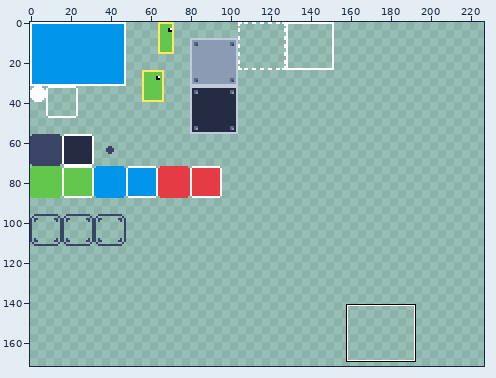
One commit to this pixel-art file: res/gfx/entities.aseprite. The first picture is a wide view before the edit; the outline marks the close-up.
Close-up. The starting point:
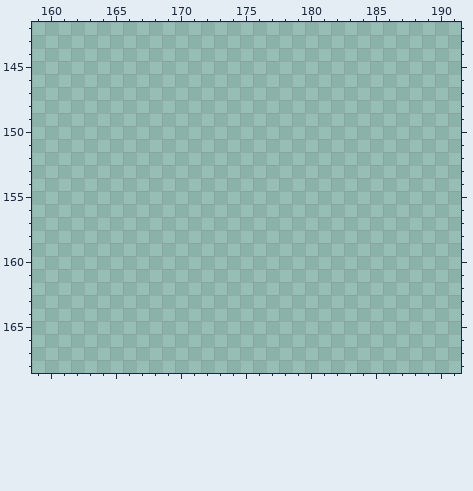
256x256 pixels, 1 frame. Shown: x 159..191, y 142..168. The wide view leaves out empty margins. The commit also changed other parts of the picture, which this record leaves out.
Palette (. is transparent): 
The result:
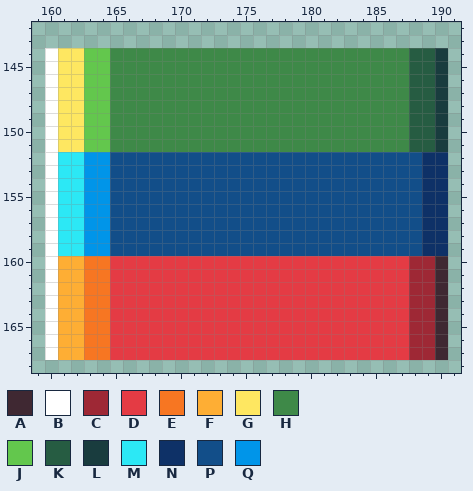
Colours new in this view: A #3f2832  B #ffffff  C #9e2835  D #e43b44  E #f77622  F #feae34  G #fee761  H #3e8948  J #63c74d  K #265c42  L #193c3e  M #2ce8f5  N #0e3167  P #124e89  Q #0095e9
Changes in this commit:
{"y":144,"x":160,"old":"...............................","new":"BGGJJHHHHHHHHHHHHHHHHHHHHHHHKKL"}
{"y":145,"x":160,"old":"...............................","new":"BGGJJHHHHHHHHHHHHHHHHHHHHHHHKKL"}
{"y":146,"x":160,"old":"...............................","new":"BGGJJHHHHHHHHHHHHHHHHHHHHHHHKKL"}
{"y":147,"x":160,"old":"...............................","new":"BGGJJHHHHHHHHHHHHHHHHHHHHHHHKKL"}
{"y":148,"x":160,"old":"...............................","new":"BGGJJHHHHHHHHHHHHHHHHHHHHHHHKKL"}
{"y":149,"x":160,"old":"...............................","new":"BGGJJHHHHHHHHHHHHHHHHHHHHHHHKKL"}
{"y":150,"x":160,"old":"...............................","new":"BGGJJHHHHHHHHHHHHHHHHHHHHHHHKKL"}
{"y":151,"x":160,"old":"...............................","new":"BGGJJHHHHHHHHHHHHHHHHHHHHHHHKKL"}
{"y":152,"x":160,"old":"...............................","new":"BMMQQPPPPPPPPPPPPPPPPPPPPPPPPNN"}
{"y":153,"x":160,"old":"...............................","new":"BMMQQPPPPPPPPPPPPPPPPPPPPPPPPNN"}
{"y":154,"x":160,"old":"...............................","new":"BMMQQPPPPPPPPPPPPPPPPPPPPPPPPNN"}
{"y":155,"x":160,"old":"...............................","new":"BMMQQPPPPPPPPPPPPPPPPPPPPPPPPNN"}
{"y":156,"x":160,"old":"...............................","new":"BMMQQPPPPPPPPPPPPPPPPPPPPPPPPNN"}
{"y":157,"x":160,"old":"...............................","new":"BMMQQPPPPPPPPPPPPPPPPPPPPPPPPNN"}
{"y":158,"x":160,"old":"...............................","new":"BMMQQPPPPPPPPPPPPPPPPPPPPPPPPNN"}
{"y":159,"x":160,"old":"...............................","new":"BMMQQPPPPPPPPPPPPPPPPPPPPPPPPNN"}
{"y":160,"x":160,"old":"...............................","new":"BFFEEDDDDDDDDDDDDDDDDDDDDDDDCCA"}
{"y":161,"x":160,"old":"...............................","new":"BFFEEDDDDDDDDDDDDDDDDDDDDDDDCCA"}
{"y":162,"x":160,"old":"...............................","new":"BFFEEDDDDDDDDDDDDDDDDDDDDDDDCCA"}
{"y":163,"x":160,"old":"...............................","new":"BFFEEDDDDDDDDDDDDDDDDDDDDDDDCCA"}
{"y":164,"x":160,"old":"...............................","new":"BFFEEDDDDDDDDDDDDDDDDDDDDDDDCCA"}
{"y":165,"x":160,"old":"...............................","new":"BFFEEDDDDDDDDDDDDDDDDDDDDDDDCCA"}
{"y":166,"x":160,"old":"...............................","new":"BFFEEDDDDDDDDDDDDDDDDDDDDDDDCCA"}
{"y":167,"x":160,"old":"...............................","new":"BFFEEDDDDDDDDDDDDDDDDDDDDDDDCCA"}
{"label":"added","picture_box":[45,48,448,360]}
